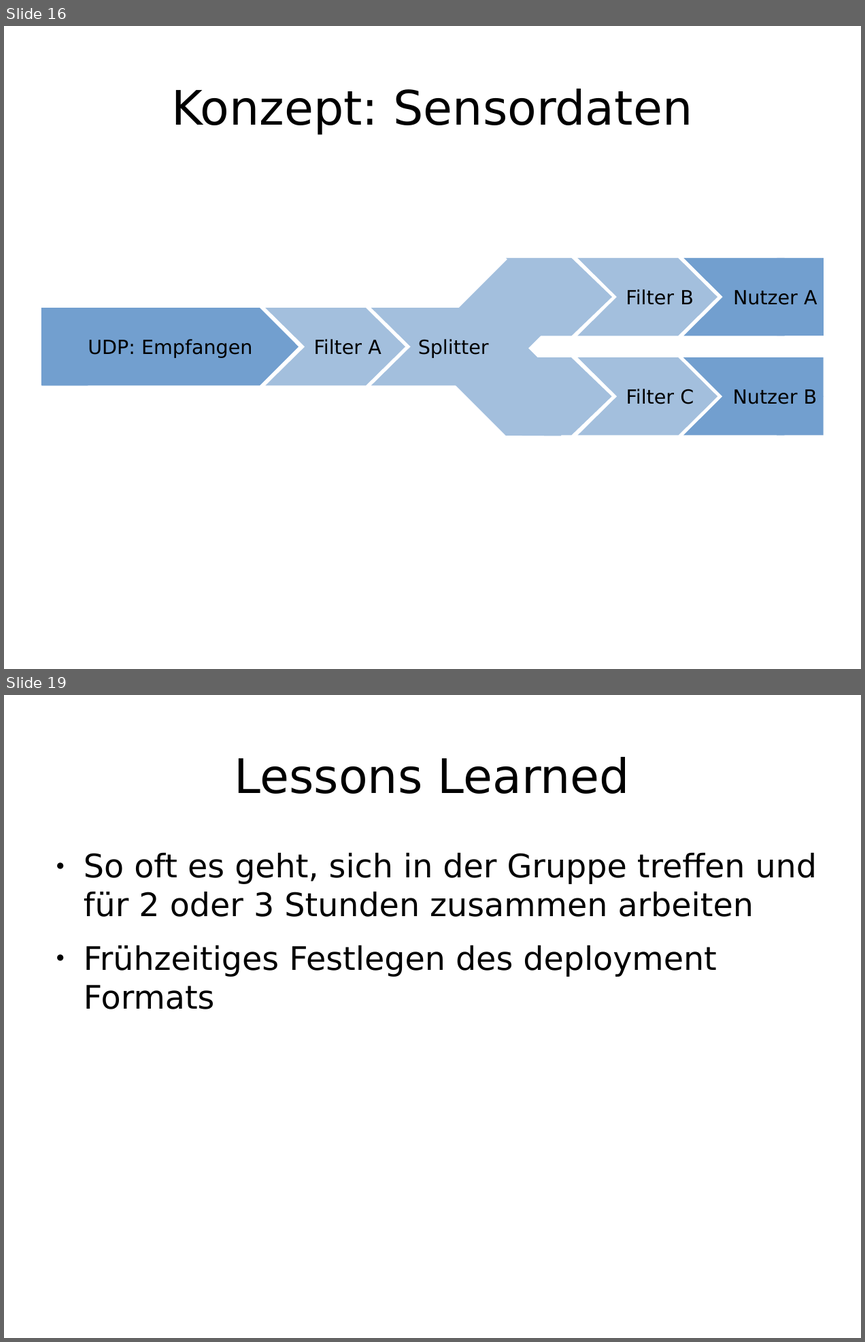
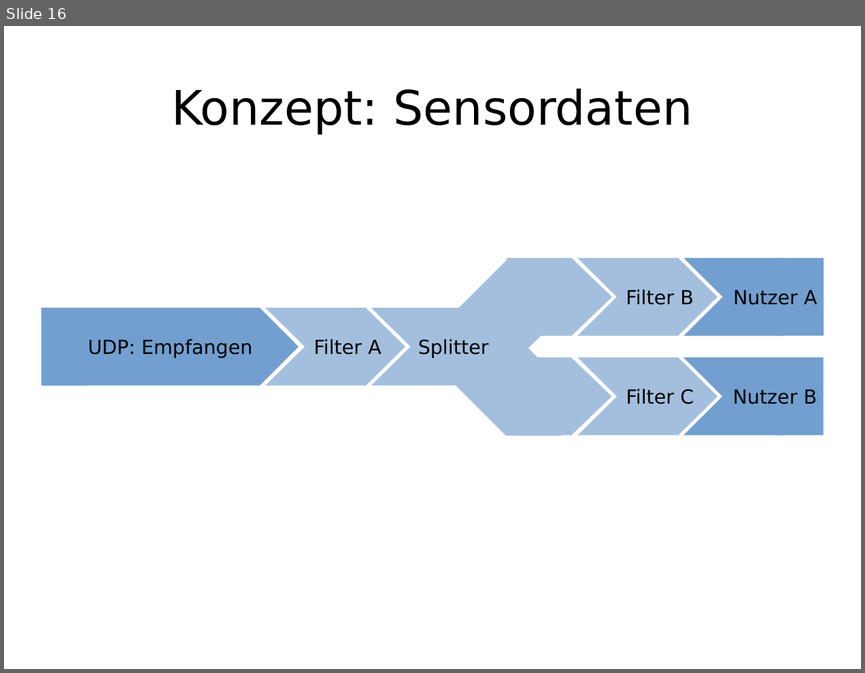
Before and after one commit to enra64/psychic-giggle, a slide deck: zwischenstand anfang dezember.odp. Shown one above the other, each under a label of ours: slides 16 and 19 before the commit, slide 16 after it; the slides between them are not shown. The pictures are 865x1342 and 865x673 pixels, drawn with LibreOffice and Linux fonts; fonts in the diff are those of the drawing. Boxes give left, top, right and bottom in pixels: in the first picture for what was removed or moved away, otherwise in the second. Text is boxed around its words. In the diff, an @@ line names an element or a change of style, - is before the commit and + after.

```diff
--- a/zwischenstand anfang dezember.odp
+++ b/zwischenstand anfang dezember.odp
@@ slide 19 removed at [4, 695, 861, 1338], background #FFFFFF @@
@@ title removed at [235, 757, 630, 794] @@
-Lessons Learned
@@ text removed at [84, 852, 817, 1009] @@
-● So oft es geht, sich in der Gruppe treffen und für 2 oder 3 Stunden zusammen arbeiten
-● Frühzeitiges Festlegen des deployment Formats
```
Also in this commit, not shown: 4 slides changed, 3 slides added, 4 other slides removed, 2 other files.
